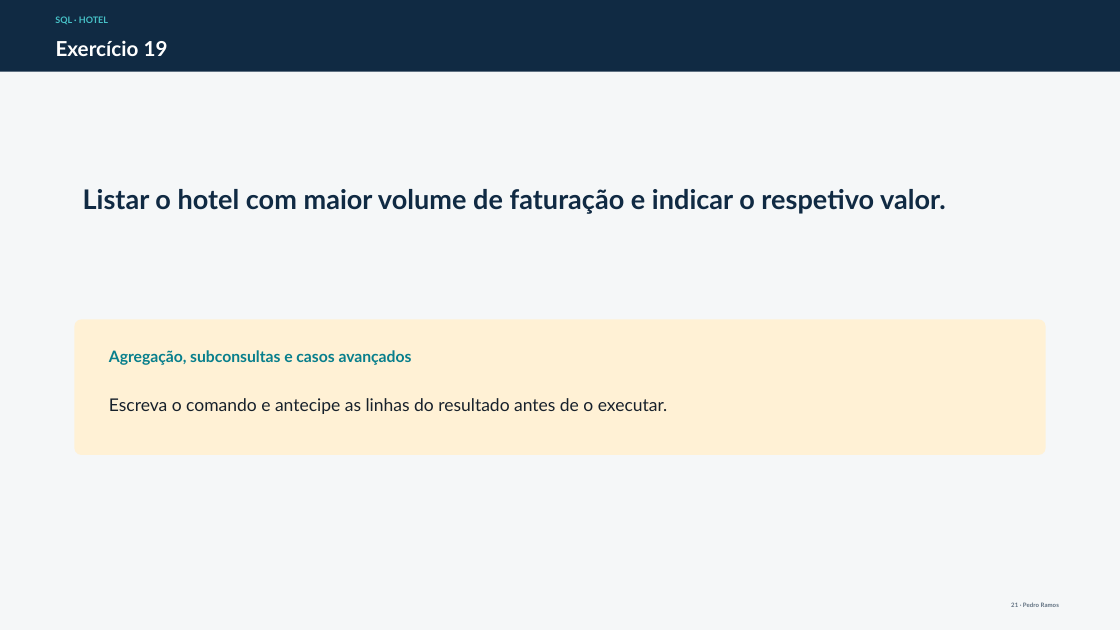
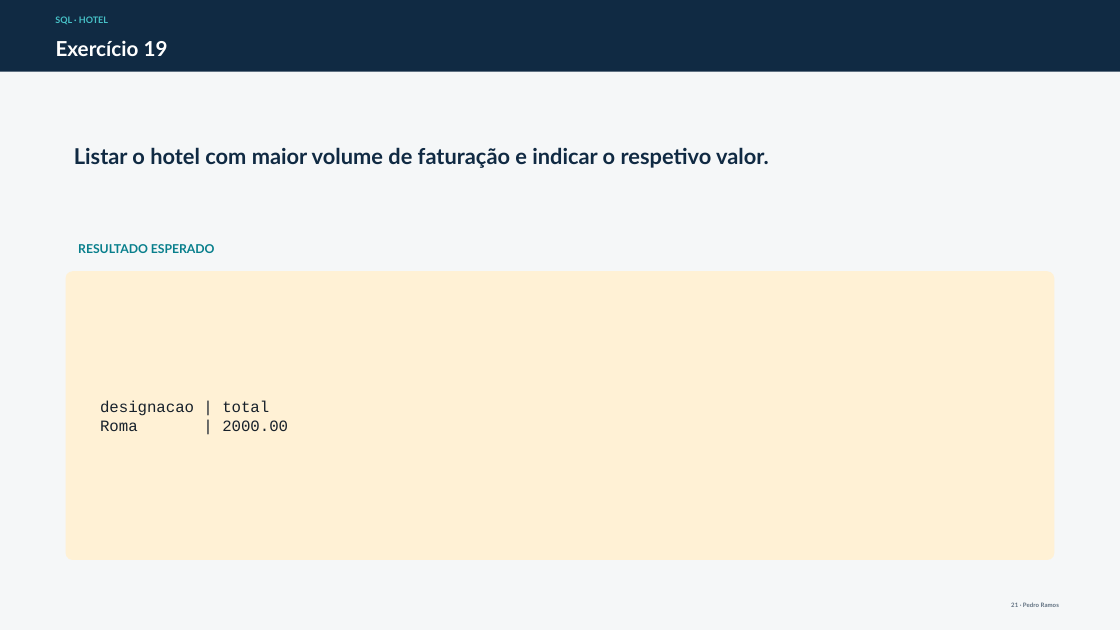
Before and after one commit to pnramos-iscte/docker, a slide deck: slide 21 of docs/exercicios-select-hotel/Exercicios_SELECT_Hotel_slides.pptx. Drawn at 1120x630 pixels with LibreOffice and Linux fonts; fonts in the diff are those of the drawing. Boxes give left, top, right and bottom in pixels: in the first picture for what was removed or moved away, otherwise in the second. Text is boxed around its words. In the diff, an @@ line names an element or a change of style, - is before the commit and + after.

Commit message:
Add no-WITH hotel solutions and expected slide results

```diff
--- a/docs/exercicios-select-hotel/Exercicios_SELECT_Hotel_slides.pptx
+++ b/docs/exercicios-select-hotel/Exercicios_SELECT_Hotel_slides.pptx
@@ text "Listar o hotel com maior ...": place and size @@
-text "Listar o hotel com maior ..." at bbox=[83, 189, 946, 214]
+text "Listar o hotel com maior ..." at bbox=[74, 147, 769, 168]
@@ text "Listar o hotel com maior ..." at bbox=[74, 147, 769, 168]: size 23.2 to 18.8 pt @@
@@ text added at bbox=[78, 244, 215, 253], 10.5 pt, text #087F8C, bold @@
+RESULTADO ESPERADO
@@ rounded rectangle: place and size @@
-rounded rectangle at bbox=[75, 319, 1046, 455]
+rounded rectangle at bbox=[66, 271, 1054, 560]
@@ rounded rectangle at bbox=[66, 271, 1054, 560]: proportions changed @@
@@ text removed at bbox=[109, 350, 412, 365] @@
-Agregação, subconsultas e casos avançados
@@ text at bbox=[100, 400, 288, 431]: text changed; size 15 to 13.5 pt; font Lato to Courier New @@
-Escreva o comando e antecipe as linhas do resultado antes de o executar.
+designacao | total
+Roma | 2000.00
```
Also in this commit, not shown: 19 other slides changed, 2 other files.
